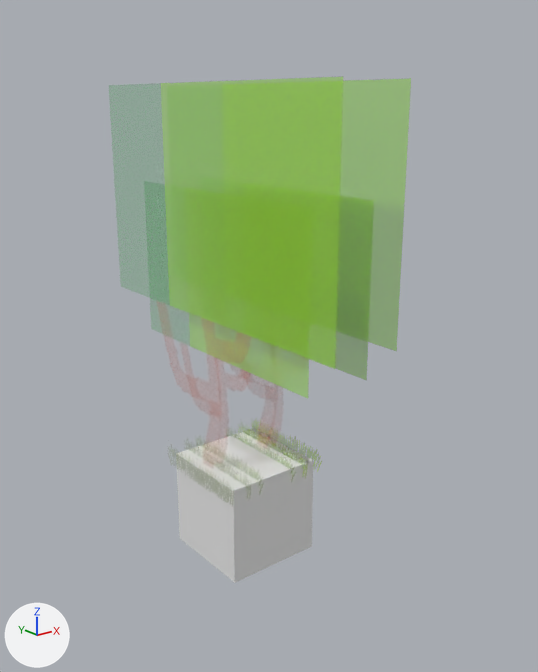
What one commit did to the FBX model Assets/Models/Map/palikka.fbx.
Before and after are seen from a camera (50 mm lens) standing at (-4.12, -5.56, 3.95) and looking at (0.23, -0.12, 1.78). The axes (+X, +Y, +Z) are drawn at lower left. The lights are the same throughout. Where no turn or scale is listed for an object, it has been applied to the vertices.

Objects in the first picture: 'Background TreeLarge', 'Background TreeSmall', 'ForegroundTreeLarge', 'ForegroundTreeSmall', 'Palikka'.
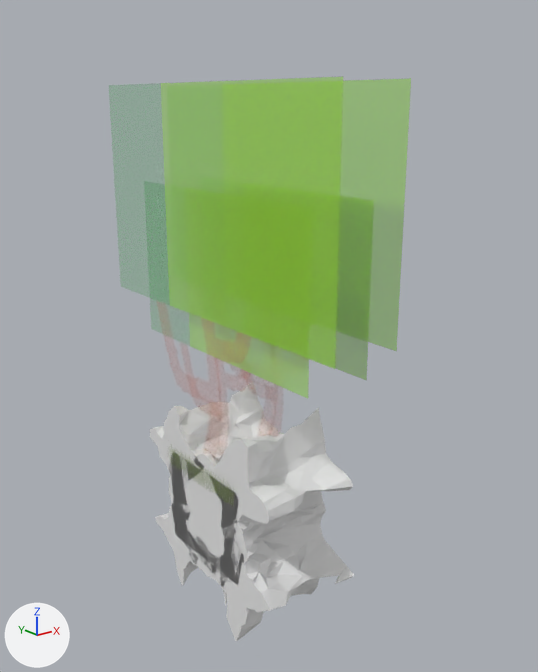
Commit message: Palikka update

Location of each change, (x1, y1, x2, y2) in pixels of the pictures (538 x 672 px):
'TarmonKulmaTopLeft', added: after (194, 408, 353, 544)
'TarmonKulmaBottomLeft', added: after (203, 524, 354, 641)
'TarmonKulmaTopRight', added: after (150, 382, 279, 504)
'TarmonReunaLeft', added: after (222, 489, 326, 585)
'TarmonKulmaBottomRight', added: after (155, 492, 209, 585)
'TarmonReunaBottom', added: after (181, 535, 234, 587)
'TarmonReunaRight', added: after (168, 453, 190, 538)
'Palikka', unchanged, covered by the edit: before (176, 428, 313, 583); after (176, 454, 266, 583)

The change, as a list of edits to the scene's bpy script:
```text
Add me_cube_009:
    me_cube_009.from_pydata(...)  # 262 vertices, 320 faces; spans x -0.5..0.5, y -0.544..0.558, z -0.611..0.548
Add me_cube_017:
    me_cube_017.from_pydata(...)  # 279 vertices, 337 faces; spans x -0.5..0.5, y -0.632..0.554, z -0.681..0.599
Add me_cube_020:
    me_cube_020.from_pydata(...)  # 257 vertices, 331 faces; spans x -0.5..0.5, y -0.491..0.488, z -0.231..0.212
Add me_cube_016:
    me_cube_016.from_pydata(...)  # 264 vertices, 315 faces; spans x -0.5..0.5, y -0.575..0.544, z -0.596..0.577
Add me_cube_019:
    me_cube_019.from_pydata(...)  # 264 vertices, 324 faces; spans x -0.5..0.5, y -0.237..0.197, z -0.5..0.5
Add me_cube_015:
    me_cube_015.from_pydata(...)  # 272 vertices, 335 faces; spans x -0.5..0.5, y -0.573..0.666, z -0.629..0.598
Add me_cube_018:
    me_cube_018.from_pydata(...)  # 264 vertices, 317 faces; spans x -0.5..0.5, y -0.236..0.195, z -0.5..0.5
Add ob_tarmonkulmatopright:
    ob_tarmonkulmatopright = bpy.data.objects.new('TarmonKulmaTopRight', me_cube_009)
    ob_tarmonkulmatopright.location = (0.0, 0.5, 0.5)
Add ob_tarmonkulmabottomleft:
    ob_tarmonkulmabottomleft = bpy.data.objects.new('TarmonKulmaBottomLeft', me_cube_017)
    ob_tarmonkulmabottomleft.location = (0.0, -0.5, -0.5)
Add ob_tarmonreunabottom:
    ob_tarmonreunabottom = bpy.data.objects.new('TarmonReunaBottom', me_cube_020)
    ob_tarmonreunabottom.location = (0.0, 0.0, -0.5)
Add ob_tarmonkulmabottomright:
    ob_tarmonkulmabottomright = bpy.data.objects.new('TarmonKulmaBottomRight', me_cube_016)
    ob_tarmonkulmabottomright.location = (0.0, 0.5, -0.5)
Add ob_tarmonreunaleft:
    ob_tarmonreunaleft = bpy.data.objects.new('TarmonReunaLeft', me_cube_019)
    ob_tarmonreunaleft.location = (0.0, -0.5, 0.0)
Add ob_tarmonkulmatopleft:
    ob_tarmonkulmatopleft = bpy.data.objects.new('TarmonKulmaTopLeft', me_cube_015)
    ob_tarmonkulmatopleft.location = (0.0, -0.5, 0.5)
Add ob_tarmonreunaright:
    ob_tarmonreunaright = bpy.data.objects.new('TarmonReunaRight', me_cube_018)
    ob_tarmonreunaright.location = (0.0, 0.5, 0.0)
```
